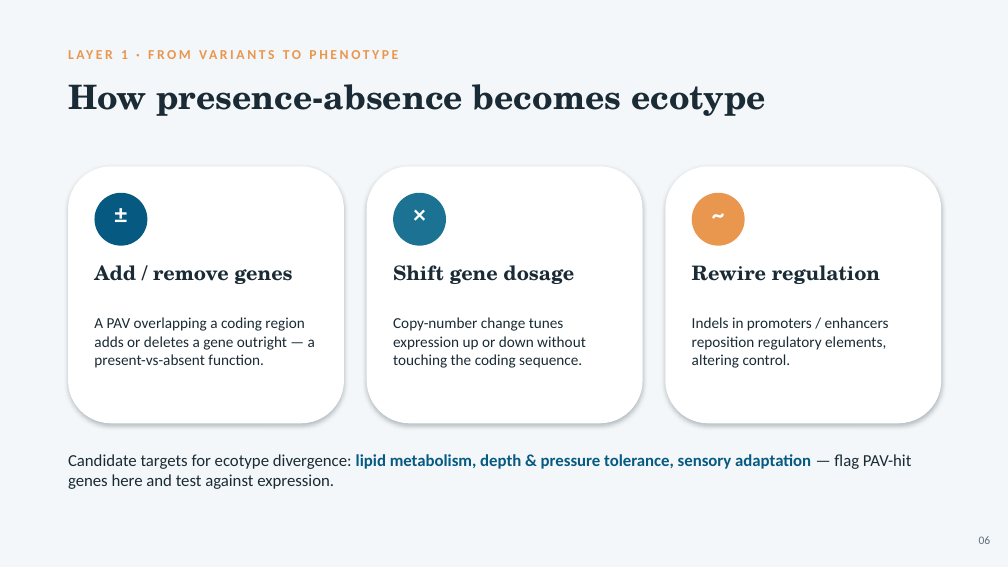
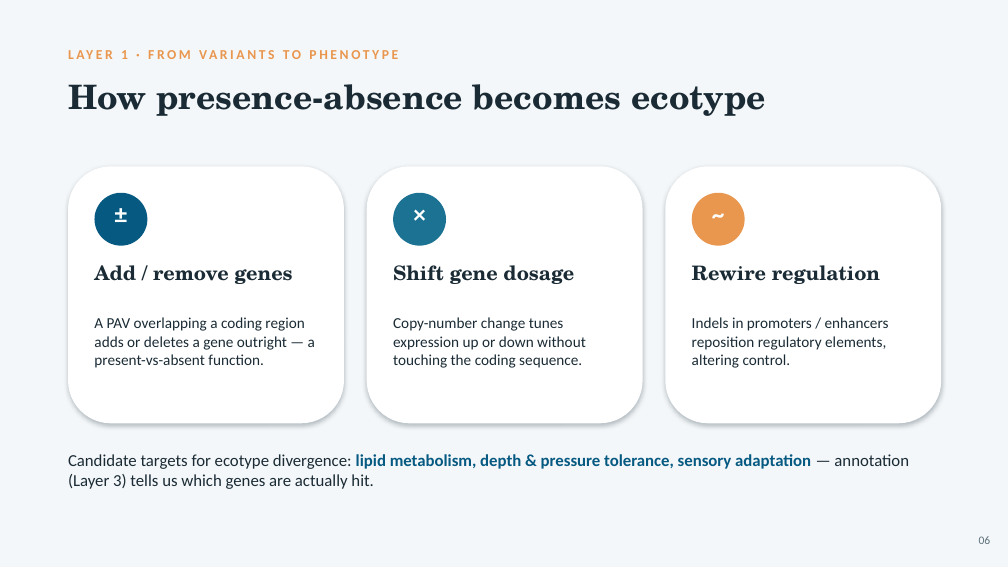
Before and after one commit to RobertsLab/project-lake-trout, a slide deck: slide 7 of output/deck/lake-trout-ecotypes-PAV-methylation.pptx. Drawn at 1008x567 pixels with LibreOffice and Linux fonts; fonts in the diff are those of the drawing. Boxes give left, top, right and bottom in pixels: in the first picture for what was removed or moved away, otherwise in the second. Text is boxed around its words. In the diff, an @@ line names an element or a change of style, - is before the commit and + after.

```diff
--- a/output/deck/lake-trout-ecotypes-PAV-methylation.pptx
+++ b/output/deck/lake-trout-ecotypes-PAV-methylation.pptx
@@ text at (68, 454, 909, 489): text changed @@
-Candidate targets for ecotype divergence: lipid metabolism, depth & pressure tolerance, sensory adaptation — flag PAV-hit genes here and test against expression.
+Candidate targets for ecotype divergence: lipid metabolism, depth & pressure tolerance, sensory adaptation — annotation (Layer 3) tells us which genes are actually hit.
```
Also in this commit, not shown: 9 other slides changed, 4 slides added, 1 slide removed, 1 other file.
